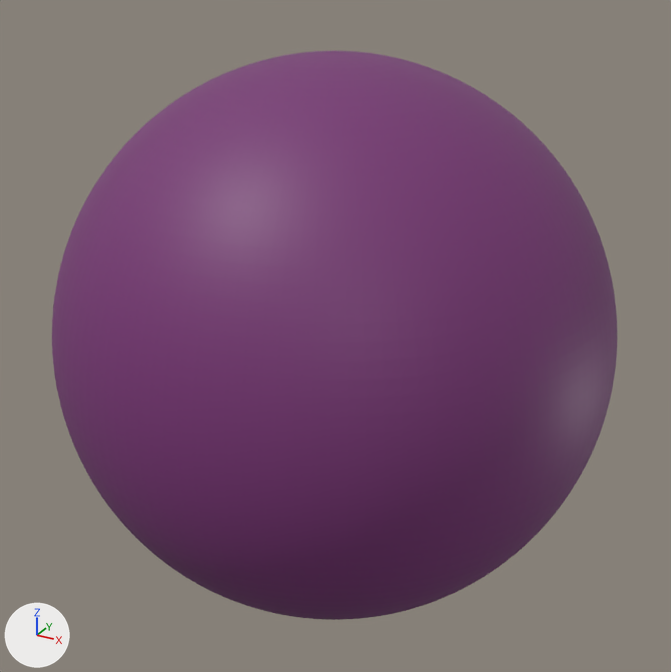
An edit to the OBJ model Resources/3d/Water/Water.obj, drawn before and after from the same camera.
Camera for both pictures: a camera (50 mm lens) standing at (0.261, -0.474, 0.237) and looking at (0.0, 0.0, 0.0). The axes (+X, +Y, +Z) are drawn at lower left. The lights are the same throughout. Where no turn or scale is listed for an object, it has been applied to the vertices.

Objects in the first picture: '球'.
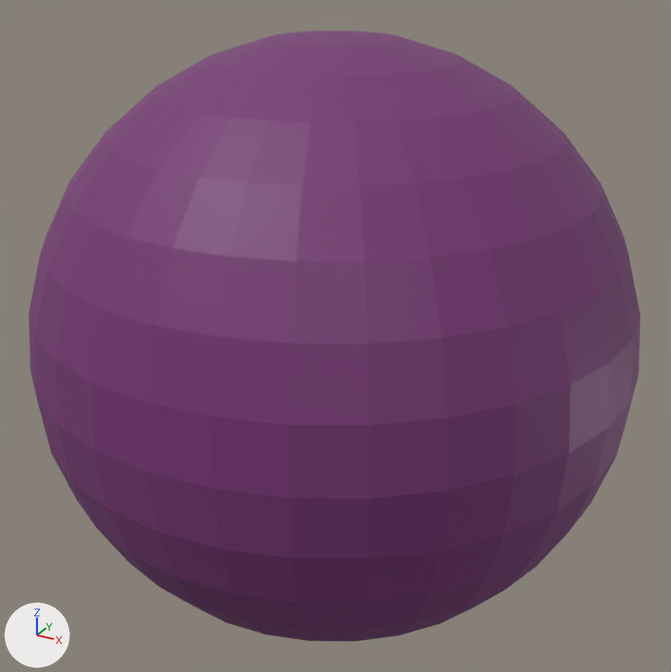
What differs and where, as boxes (x1, y1, x2, y2) in the pictures (671 x 672 px):
'球', reshaped (8% wider, 7% taller)
    before: (52, 51, 617, 620)
    after: (29, 31, 640, 641)

The change in detail:
me_球 is used by ob_球; location (0.0, 0.0, 0.0).
me_球 had 7938 vertices, 7936 faces and spanned x -0.172..0.172, y -0.172..0.172, z -0.173..0.173.
me_球 now has 482 vertices, 960 faces and spans x -0.185..0.185, y -0.185..0.185, z -0.185..0.185.
me_球 part 1: 7938 vertices removed from x -0.172..0.172, y -0.172..0.172, z -0.173..0.173; 482 vertices added at x -0.185..0.185, y -0.185..0.185, z -0.185..0.185, forming a UV sphere (32 segments, 16 rings, poles along z).
